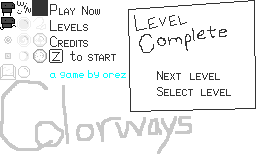
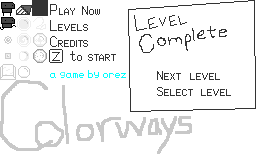
Layer changes from the first w=256, h=160 image to the second:
painted on "sprites" over [16, 1, 32, 15]
